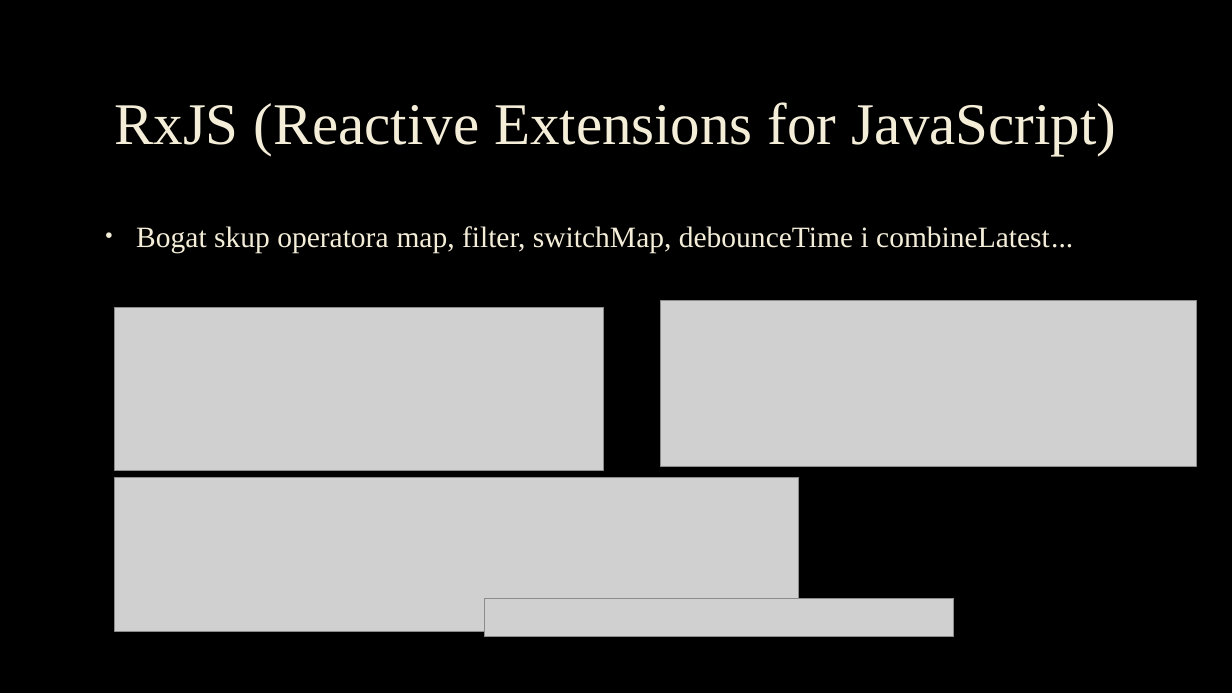
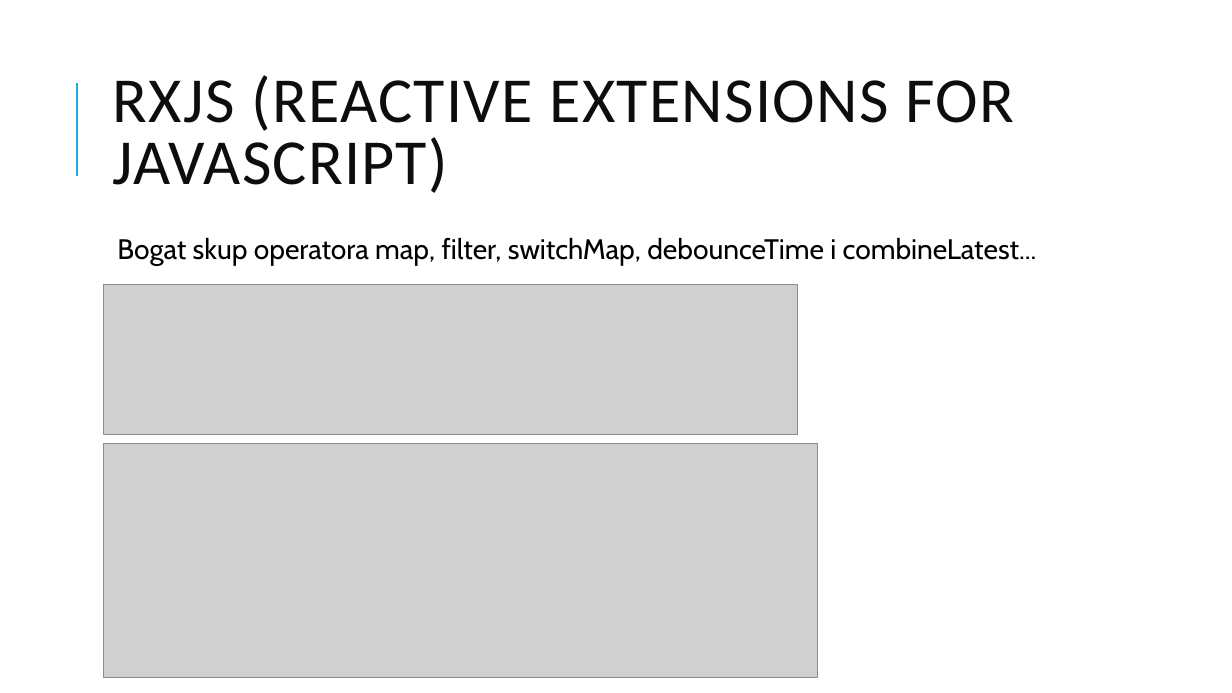
Before and after one commit to anitagolubovic/SignalsAndRxJs, a slide deck: slide 9 of Signali I RxJS.pptx (slide 8 before the commit). Drawn at 1232x693 pixels with LibreOffice and Linux fonts; fonts in the diff are those of the drawing; grey boxes stand for pictures; background and template pictures are left out. Boxes give left, top, right and bottom in pixels: in the first picture for what was removed or moved away, otherwise in the second. Text is boxed around its words. In the diff, an @@ line names an element or a change of style, - is before the commit and + after.

```diff
--- a/Signali I RxJS.pptx
+++ b/Signali I RxJS.pptx
@@ background picture (left out) to #FFFFFF @@
@@ line added from (77, 176) to (77, 83), #1CADE4 1.5 pt @@
@@ title at bbox=[113, 75, 1015, 193]: text changed; size 46 to 50 pt; font Times New Roman to Calibri; text colour #F4EDD8 to #0D0D0D @@
-RxJS (Reactive Extensions for JavaScript)
+RXJS (REACTIVE EXTENSIONS FOR JAVASCRIPT)
@@ text "Bogat skup operatora map, filter, ...": place and size @@
-text "Bogat skup operatora map, filter, ..." at bbox=[136, 226, 1073, 253]
+text "Bogat skup operatora map, filter, ..." at bbox=[117, 237, 1037, 266]
@@ text "Bogat skup operatora map, filter, ..." at bbox=[117, 237, 1037, 266]: size 23 to 22 pt, font Times New Roman to Cabin, text colour #F4EDD8 to #000000, letter outline #404040 0.75 pt to none; bullet • to  ; line spacing 1.1 to 0.9; more space between paragraphs; bullet colour #F4EDD8 to #1CADE4 @@
@@ picture: place and size @@
-picture at bbox=[115, 308, 604, 470]
+picture at bbox=[104, 284, 798, 434]
@@ picture removed at bbox=[661, 300, 1197, 467] @@
@@ picture: place and size @@
-picture at bbox=[115, 478, 799, 632]
+picture at bbox=[104, 444, 818, 677]
@@ picture removed at bbox=[484, 598, 954, 637] @@
```
Also in this commit, not shown: 15 other slides changed, 3 slides added, 1 slide removed, 2 other files.
